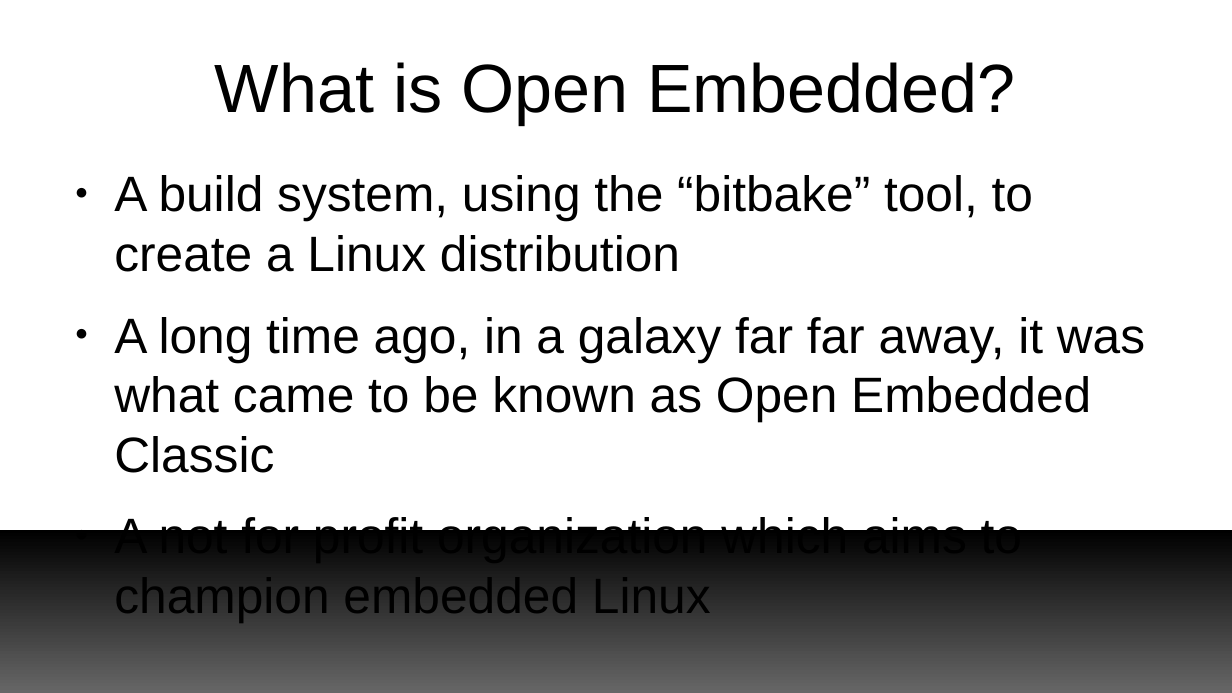
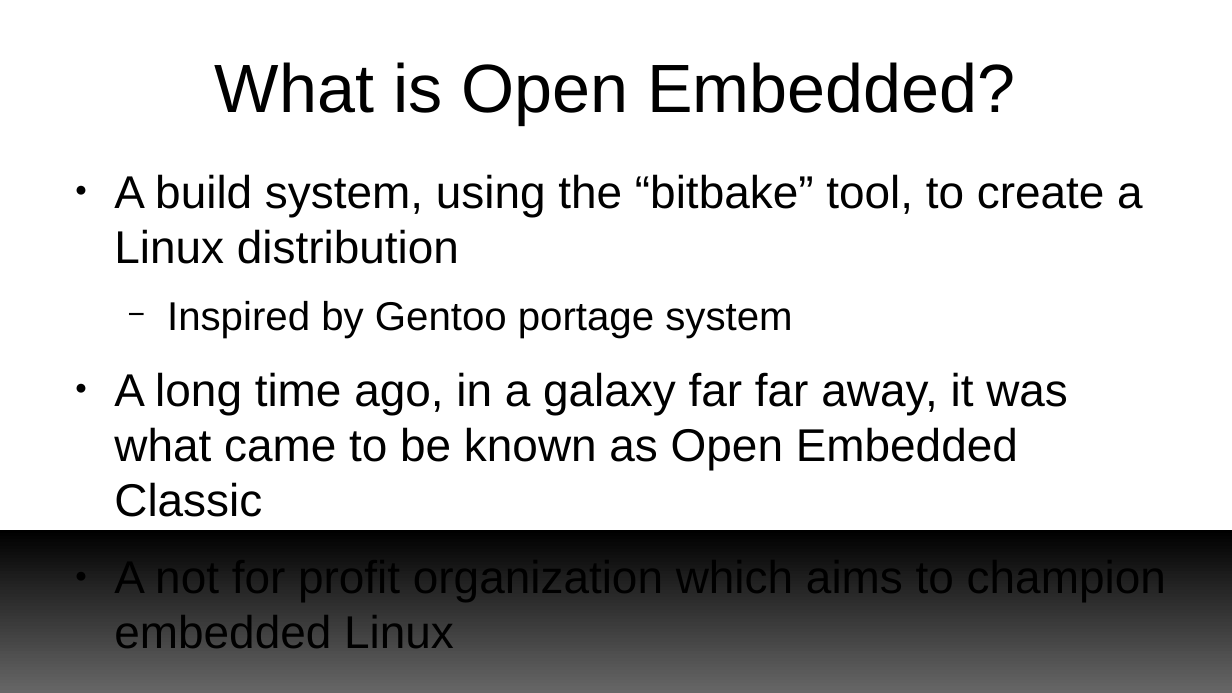
Before and after one commit to e-ale/Slides, a slide deck: slide 3 of yocto-images/src/build-images-with-yocto-project.odp. Drawn at 1232x693 pixels with LibreOffice and Linux fonts; fonts in the diff are those of the drawing; background and template pictures are left out. Boxes give left, top, right and bottom in pixels: in the first picture for what was removed or moved away, otherwise in the second. Text is boxed around its words. In the diff, an @@ line names an element or a change of style, - is before the commit and + after.

```diff
--- a/yocto-images/src/build-images-with-yocto-project.odp
+++ b/yocto-images/src/build-images-with-yocto-project.odp
@@ text at box(114, 174, 1166, 648): size 32 to 29.6 pt in "A build system, using the “bitbake” tool, ...", "A long time ago, in a galaxy ...", "A not for profit organization which aims ..." @@
@@ text at box(167, 301, 792, 338): paragraph added @@
+  − Inspired by Gentoo portage system
```
Also in this commit, not shown: 2 other slides changed, 26 slides added, 1 slide removed, 1 other file.
